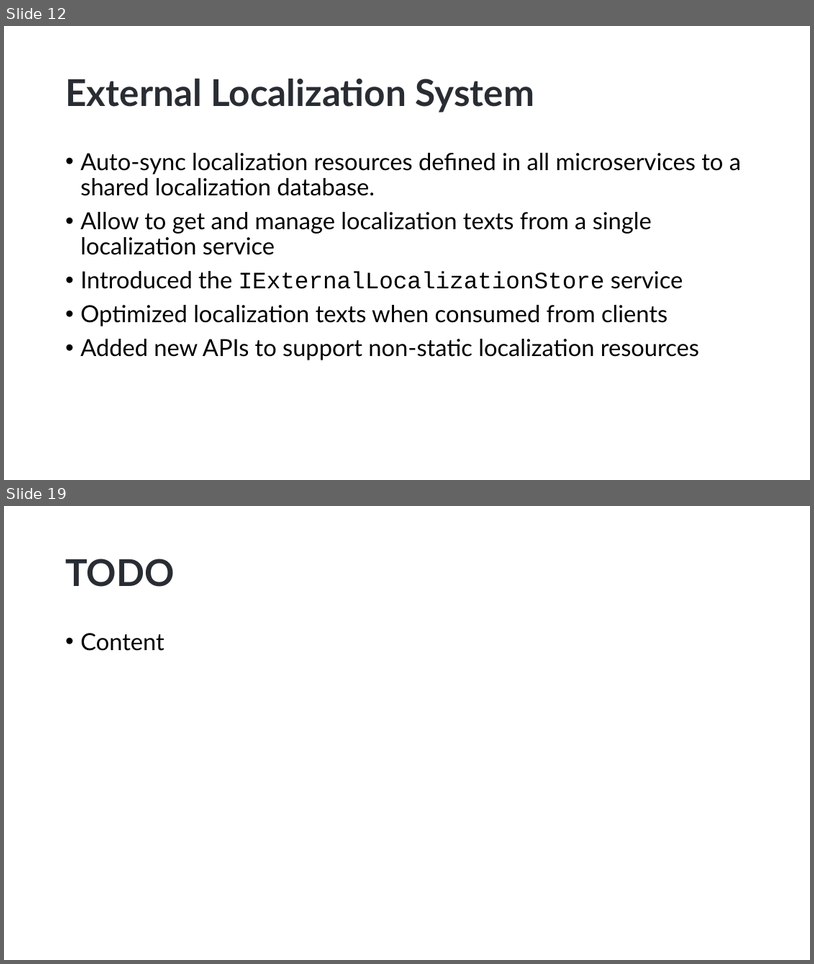
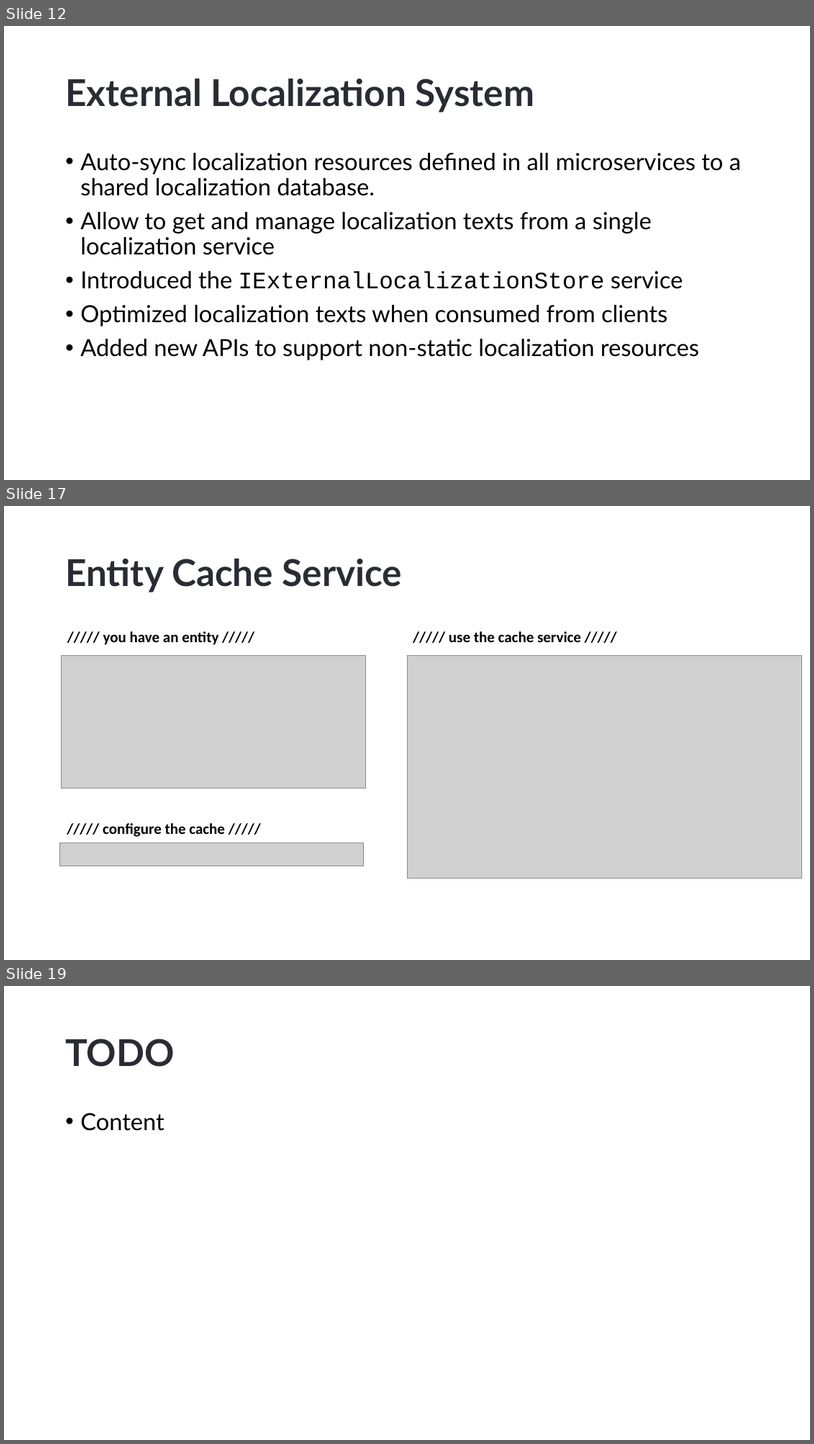
Before and after one commit to hikalkan/presentations, a slide deck: 2022-11-24 ABP Community Talks 2022.9/ABP-7-News.pptx. Shown one above the other, each under a label of ours: slides 12 and 19 before the commit, slides 12, 17 and 19 after it; the slides between them are not shown. The pictures are 814x964 and 814x1444 pixels, drawn with LibreOffice and Linux fonts; fonts in the diff are those of the drawing; grey boxes stand for pictures; background and template pictures are left out. Boxes give left, top, right and bottom in pixels: in the first picture for what was removed or moved away, otherwise in the second. Text is boxed around its words. In the diff, an @@ line names an element or a change of style, - is before the commit and + after.

```diff
--- a/2022-11-24 ABP Community Talks 2022.9/ABP-7-News.pptx
+++ b/2022-11-24 ABP Community Talks 2022.9/ABP-7-News.pptx
@@ slide 17 added at [4,506,810,960], background picture (left out) @@
@@ title added at [65,559,403,592], 44 pt, text #292D33, bold @@
+Entity Cache Service
@@ text added at [103,631,219,645], 18 pt, text #000000, bold @@
+///// you have an entity /////
@@ text added at [449,631,581,642], 18 pt, text #000000, bold @@
+///// use the cache service /////
@@ picture added at [62,656,365,788] @@
@@ picture added at [407,656,802,878] @@
@@ text added at [103,823,225,836], 18 pt, text #000000, bold @@
+///// configure the cache /////
@@ picture added at [59,842,364,866] @@
```
Also in this commit, not shown: 4 slides changed, 2 other slides added.
